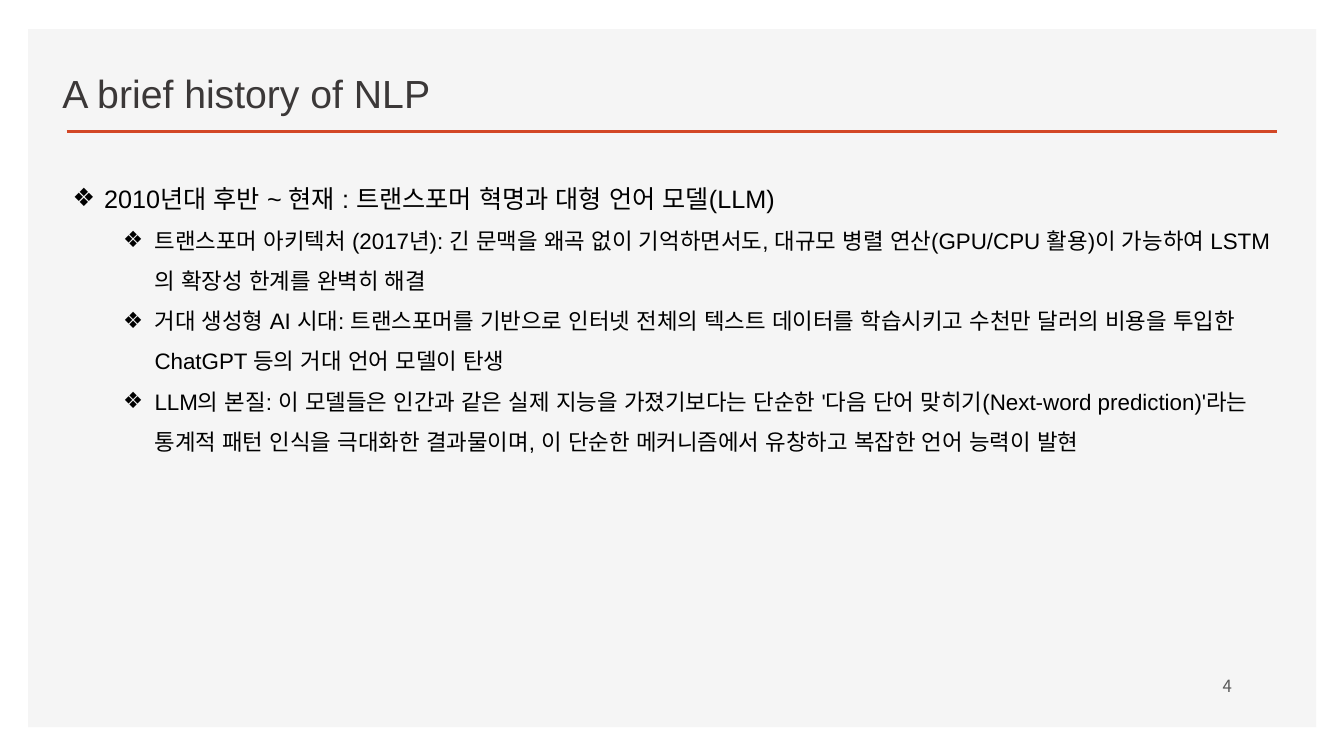
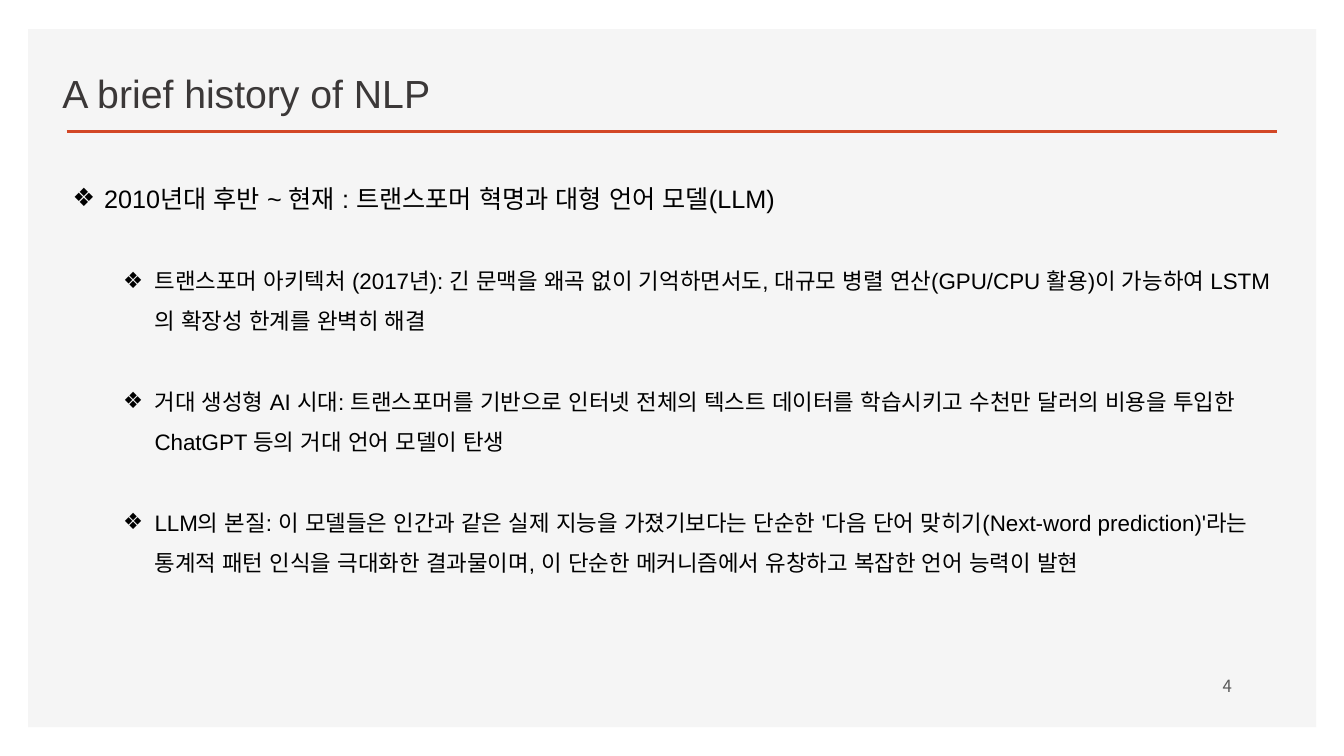
Before and after one commit to ancestor9/2026_Fall_Deep-Learning-with-Python, a slide deck: slide 4 of Chapter 14 Text classification.pptx. Drawn at 1344x756 pixels with LibreOffice and Linux fonts; fonts in the diff are those of the drawing; background and template pictures are left out. Boxes give left, top, right and bottom in pixels: in the first picture for what was removed or moved away, otherwise in the second. Text is boxed around its words. In the diff, an @@ line names an element or a change of style, - is before the commit and + after.

```diff
--- a/Chapter 14 Text classification.pptx
+++ b/Chapter 14 Text classification.pptx
@@ text "2010년대 후반 ~ 현재 : ..." rewrapped from [104, 187, 1248, 453] to [104, 187, 1248, 574] @@
```
Also in this commit, not shown: 1 other slide changed.
